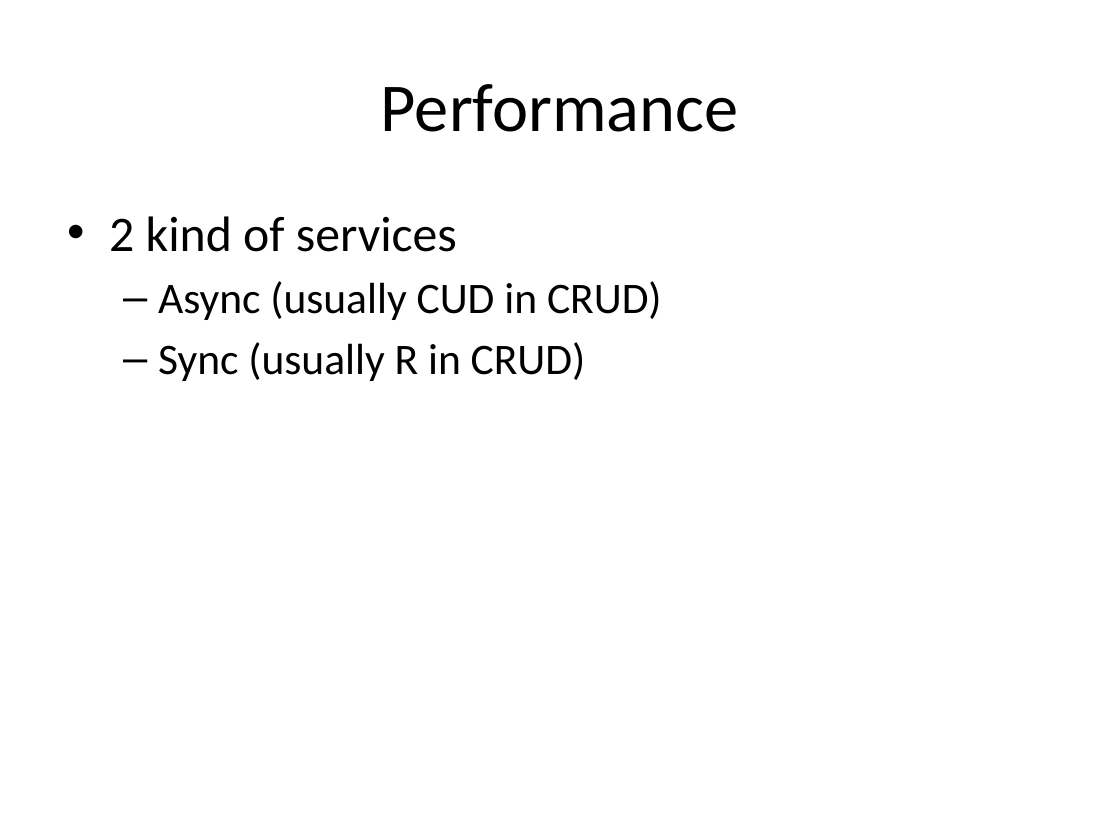
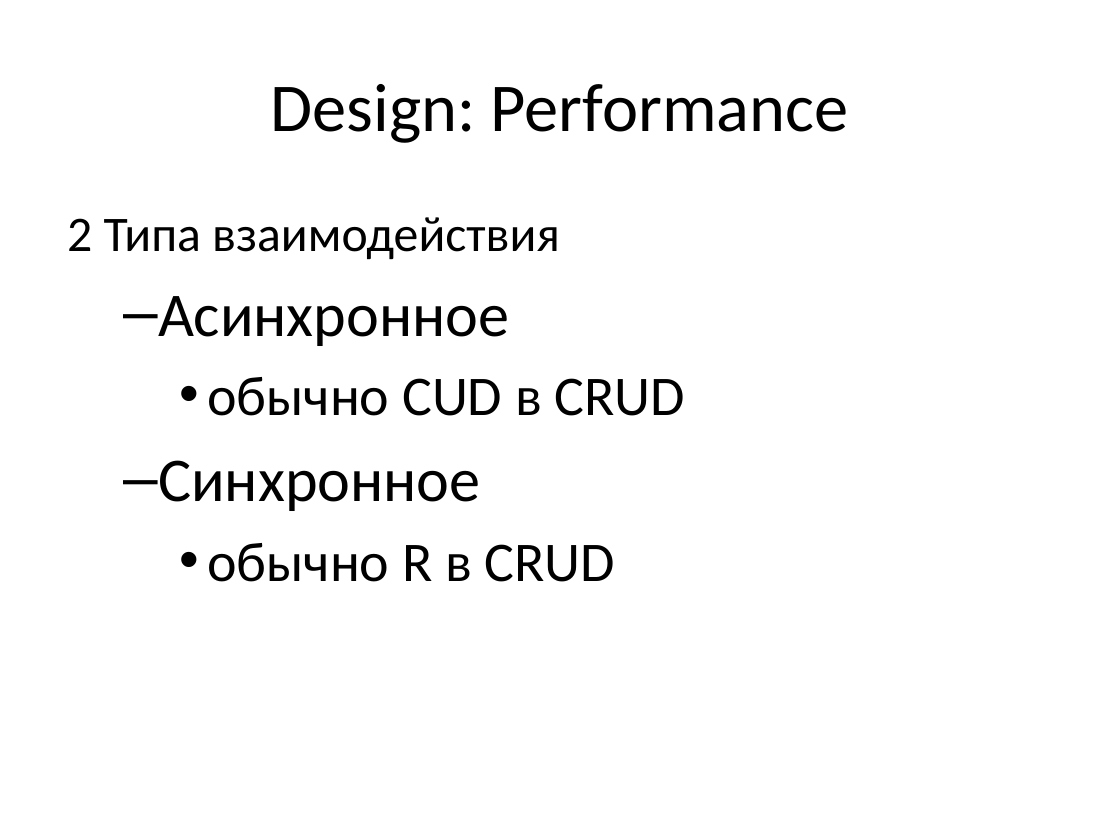
Before and after one commit to vitali-kviatkouski/personal, a slide deck: slide 15 of Microservices.pptx. Drawn at 1120x840 pixels with LibreOffice and Linux fonts; fonts in the diff are those of the drawing. Boxes give left, top, right and bottom in pixels: in the first picture for what was removed or moved away, otherwise in the second. Text is boxed around its words. In the diff, an @@ line names an element or a change of style, - is before the commit and + after.

```diff
--- a/Microservices.pptx
+++ b/Microservices.pptx
@@ title at <box>271,84,848,143</box>: text changed @@
-Performance
+Design: Performance
@@ text at <box>67,217,686,582</box>: text changed; size 28 to 36 pt @@
-• 2 kind of services
-  – Async (usually CUD in CRUD)
-  – Sync (usually R in CRUD)
+2 Типа взаимодействия
+  – Асинхронное
+    • обычно CUD в CRUD
+  – Синхронное
+    • обычно R в CRUD
```
Also in this commit, not shown: 12 other slides changed, 2 slides added, 2 slides removed.
